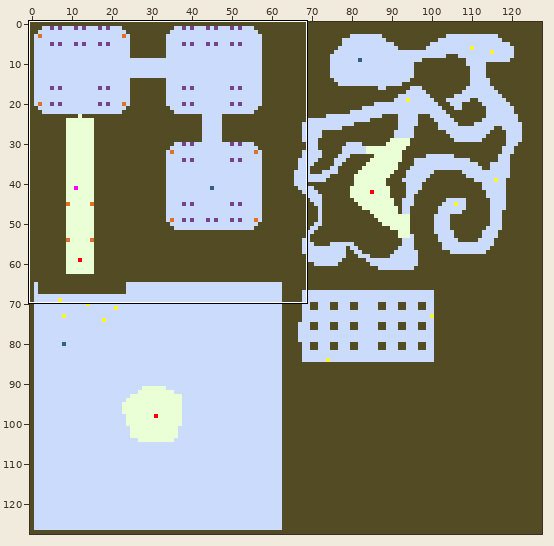
One commit to this pixel-art file: docs/assets/image/level.aseprite. The picture above shows the old version from afar; the outline marks the close-up.
Close-up. Before:
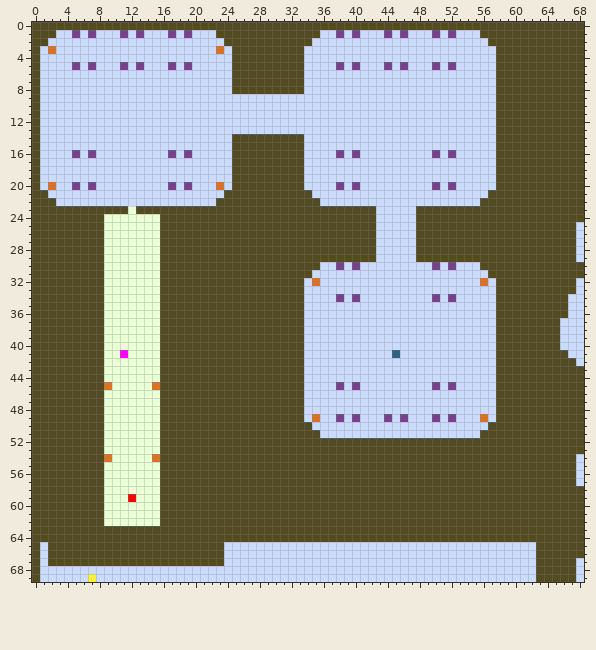
128x128 pixels, 1 frame. Shown: x 0..68, y 0..69.
After:
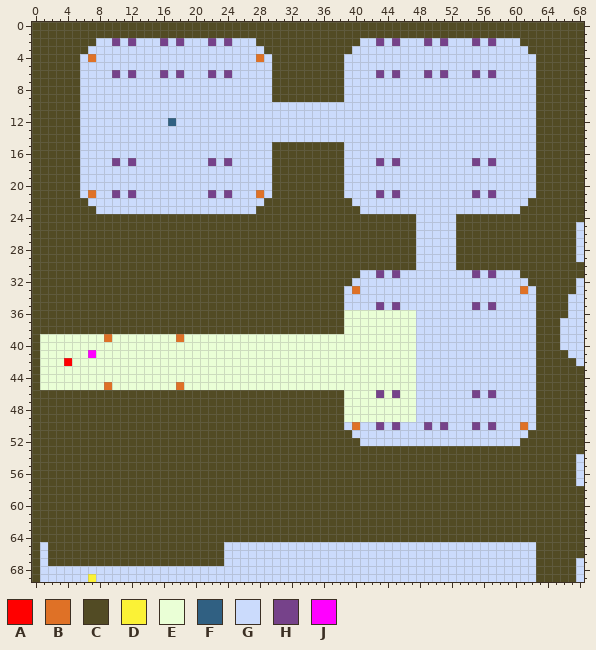
Palette (. is transparent): A #ff0000  B #df7126  C #524b24  D #fbf236  E #eaffd6  F #306082  G #cbdbfc  H #76428a  J #ff00ff
The edit:
Changed rows in their new state; - is an unchanged pixel.
first column x 1:
 1 --CCCCCCCCCCCCCCCCCCCC-------------CCCCCCCCCCCCCCCCCCCC-------
 2 -CCCCCC--H-H---H-H---H-HGGG-------CCCCCC--H-H---H-H---H-HGGG--
 3 CCCCCC----------------G-GGGG-----CCCCCC------------------GGGG-
 4 CCCCC-B-----------------GGGBG----CCCCC-------------------GGGGG
 5 CCCCC-G---G-G---G-G-----GGGGG----CCCCC-G---G-G---G-G-----GGGGG
 6 CCCCC----H-H---H-H---H-HGGGGG----CCCCC----H-H---H-H---H-HGGGGG
 7 CCCCC-------------------GGGGG----CCCCC-------------------GGGGG
 8 CCCCC-------------------GGGGG----CCCCC-------------------GGGGG
 9 CCCCC------------------------CCCCCCCCC-------------------GGGGG
10 CCCCC----------------------------------------------------GGGGG
11 CCCCC----------------------------------------------------GGGGG
12 CCCCC-----------F----------------------------------------GGGGG
13 CCCCC----------------------------------------------------GGGGG
14 CCCCC-------------------GGGGGGGGG------------------------GGGGG
15 CCCCC-------------------GGGGG----CCCCC-------------------GGGGG
16 CCCCC-G---------G-G-----GGGGG----CCCCC-G---------G-G-----GGGGG
17 CCCCC----H-H---------H-HGGGGG----CCCCC----H-H---------H-HGGGGG
18 CCCCC-------------------GGGGG----CCCCC-------------------GGGGG
19 CCCCC-------------------GGGGG----CCCCC-------------------GGGGG
20 CCCCC-G---------G-G---G-GGGGG----CCCCC-G---------G-G-----GGGGG
21 -CCCC-B--H-H---------H-HGGGBG-----CCCC----H-H---------H-HGGGGG
22 --CCCC----------------GGGGGG-------CCCC----------------GGGGGG-
23 -------GGGGGGGGGGGGGGGGGGGG-------------GG-----GGGGGGGGGGGGG--
24 --------CCCCCCC---------------------------CCCCCGGGGG----------
25 --------CCCCCCC---------------------------CCCCCGGGGG----------
26 --------CCCCCCC---------------------------CCCCCGGGGG----------
27 --------CCCCCCC---------------------------CCCCCGGGGG----------
28 --------CCCCCCC---------------------------CCCCCGGGGG----------
29 --------CCCCCCC---------------------------CCCCCGGGGG----------
30 --------CCCCCCC--------------------CCCCCCCCCCCC--G-GCCC-------
31 --------CCCCCCC-------------------CCCCCC--H-H---------H-HGGG--
32 --------CCCCCCC------------------CCCCCC----------------G-GGGG-
33 --------CCCCCCC------------------CCCCC-B-----------------GGGBG
34 --------CCCCCCC------------------CCCCC-G---------G-G-----GGGGG
35 --------CCCCCCC------------------CCCCC----H-H---------H-HGGGGG
36 --------CCCCCCC------------------CCCCCEEEEEEEEE----------GGGGG
37 --------CCCCCCC------------------CCCCCEEEEEEEEE----------GGGGG
38 --------CCCCCCC------------------CCCCCEEEEEEEEE----------GGGGG
39 EEEEEEEEB------EEBEEEEEEEEEEEEEEEEEEEEEEEEEEEEE----------GGGGG
40 EEEEEEEE-------EEEEEEEEEEEEEEEEEEEEEEEEEEEEEEEE----------GGGGG
41 EEEEEEJE--E----EEEEEEEEEEEEEEEEEEEEEEEEEEEEEEEE----------GGGGG
42 EEEAEEEE-------EEEEEEEEEEEEEEEEEEEEEEEEEEEEEEEE----------GGGGG
43 EEEEEEEE-------EEEEEEEEEEEEEEEEEEEEEEEEEEEEEEEE----------GGGGG
44 EEEEEEEE-------EEEEEEEEEEEEEEEEEEEEEEEEEEEEEEEE----------GGGGG
45 EEEEEEEE------EEEBEEEEEEEEEEEEEEEEEEEEEEEEEEEEE--G-G-----GGGGG
46 --------CCCCCCC------------------CCCCCEEEEHEHEE-------H-HGGGGG
47 --------CCCCCCC------------------CCCCCEEEEEEEEE----------GGGGG
48 --------CCCCCCC------------------CCCCCEEEEEEEEE----------GGGGG
49 --------CCCCCCC------------------CCCCCEEEEEEEEE--G-G---G-GGGGG
50 --------CCCCCCC-------------------CCCC-B--H-H---H-H---H-HGGGBG
51 --------CCCCCCC--------------------CCCC----------------GGGGGG-
52 --------CCCCCCC-------------------------GGGGGGGGGGGGGGGGGGGG--
53 --------CCCCCCC-----------------------------------------------
54 --------CCCCCCC-----------------------------------------------
55 --------CCCCCCC-----------------------------------------------
56 --------CCCCCCC-----------------------------------------------
57 --------CCCCCCC-----------------------------------------------
58 --------CCCCCCC-----------------------------------------------
59 --------CCCCCCC-----------------------------------------------
60 --------CCCCCCC-----------------------------------------------
61 --------CCCCCCC-----------------------------------------------
62 --------CCCCCCC-----------------------------------------------
